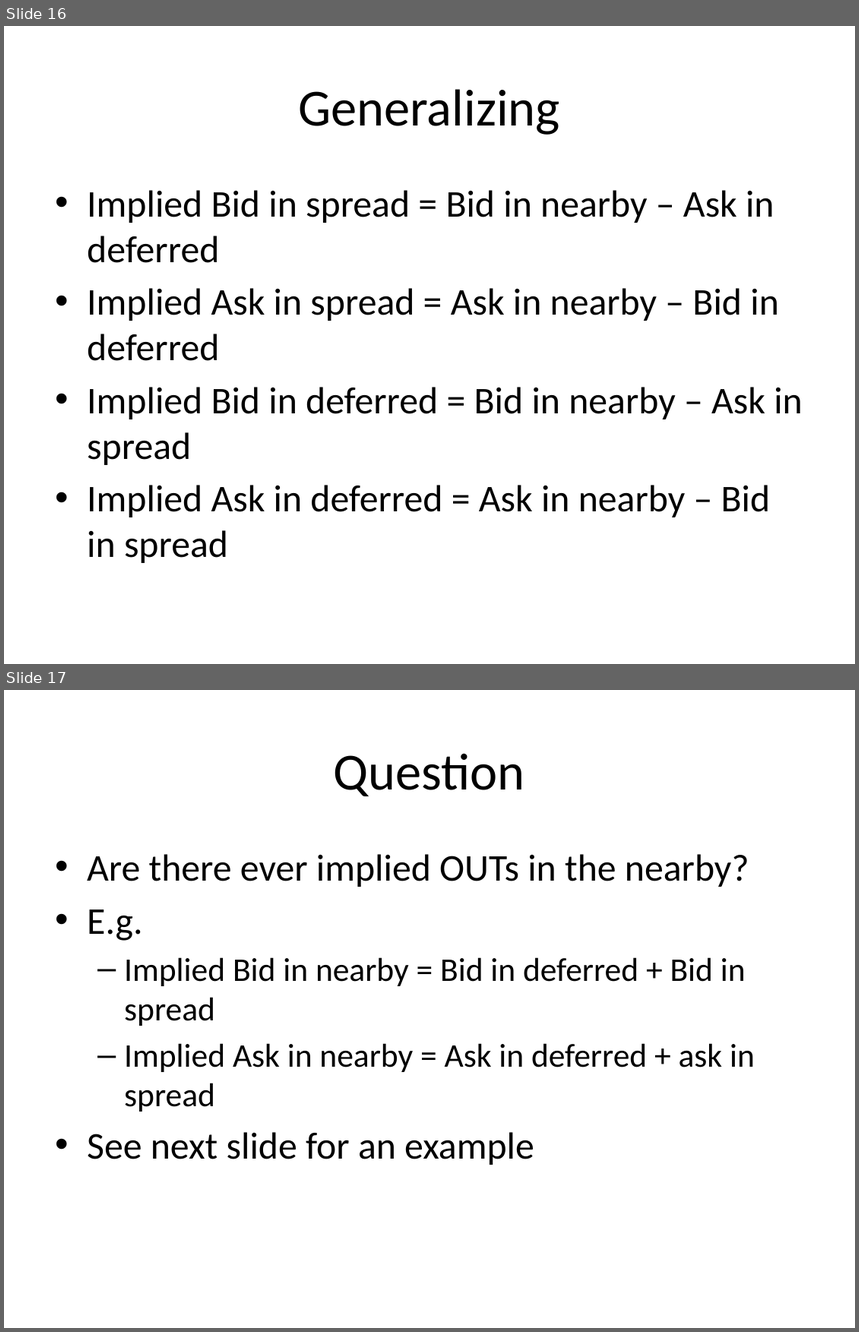
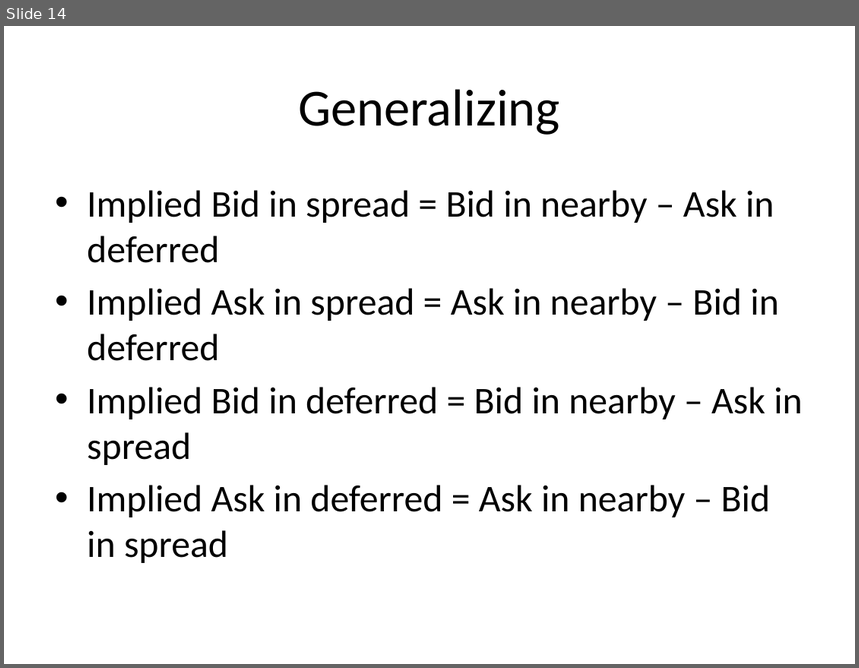
Before and after one commit to benofben/implier, a slide deck: doc/Implier - Background.pptx. Shown one above the other, each under a label of ours: slides 16 and 17 before the commit, slide 14 after it. The pictures are 859x1332 and 859x668 pixels, drawn with LibreOffice and Linux fonts; fonts in the diff are those of the drawing. Boxes give left, top, right and bottom in pixels: in the first picture for what was removed or moved away, otherwise in the second. Text is boxed around its words. In the diff, an @@ line names an element or a change of style, - is before the commit and + after.

```diff
--- a/doc/Implier - Background.pptx
+++ b/doc/Implier - Background.pptx
@@ slide 17 removed at bbox=[4, 690, 855, 1328], background #FFFFFF @@
@@ title removed at bbox=[334, 753, 525, 796] @@
-Question
@@ text removed at bbox=[87, 854, 755, 1165] @@
-• Are there ever implied OUTs in the nearby?
-• E.g.
-  – Implied Bid in nearby = Bid in deferred + Bid in spread
-  – Implied Ask in nearby = Ask in deferred + ask in spread
-• See next slide for an example
@@ what was slide 16 is now slide 14 @@
```
Also in this commit, not shown: 2 slides added, 8 other slides removed, 11 other files.
